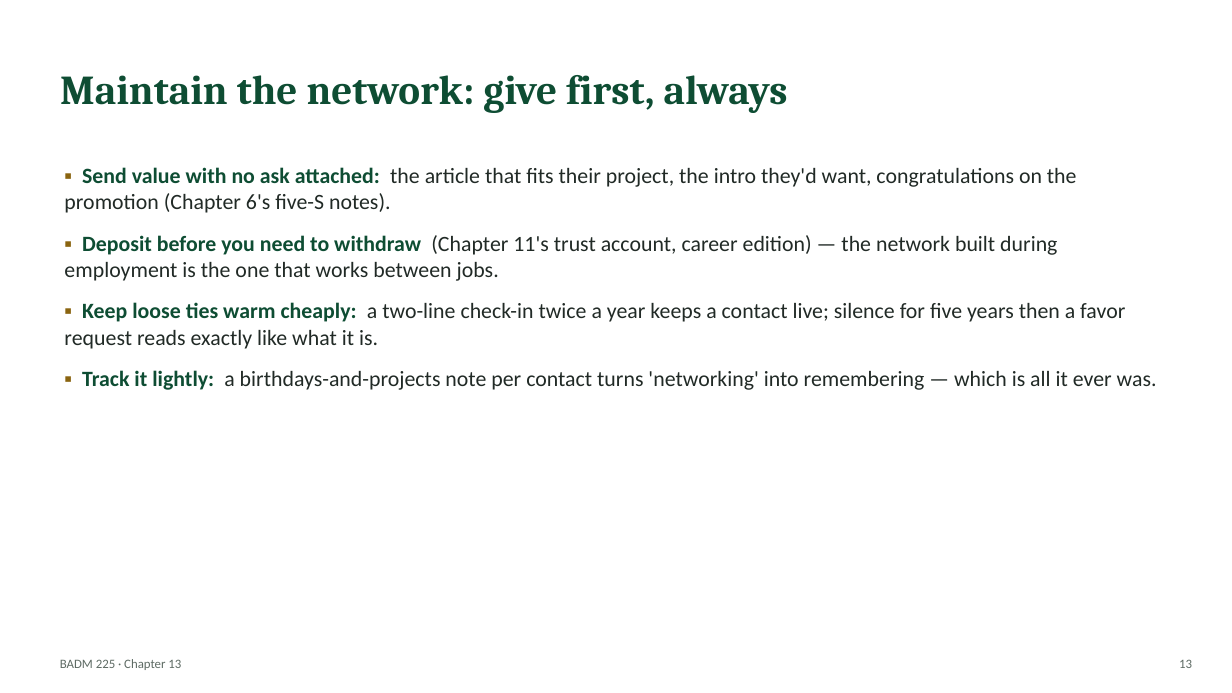
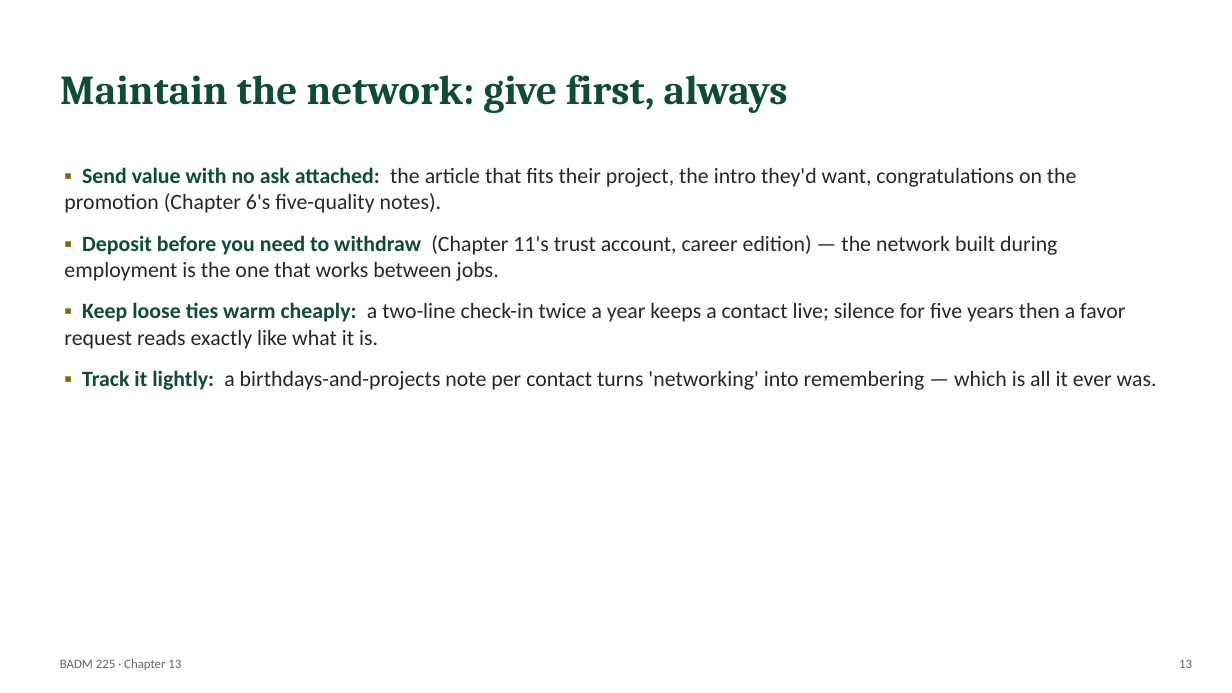
Before and after one commit to dbussan/badm-225, a slide deck: slide 13 of slides/ch13-job-search-and-resumes.pptx. Drawn at 1232x693 pixels with LibreOffice and Linux fonts; fonts in the diff are those of the drawing. Boxes give left, top, right and bottom in pixels: in the first picture for what was removed or moved away, otherwise in the second. Text is boxed around its words. In the diff, an @@ line names an element or a change of style, - is before the commit and + after.

Commit message:
Fix issues found in independent review pass
- Rebalance quiz answer-key distribution in Ch7, 8, 9, 10, 12 guides (was mostly "b")
- Fix broken/circular cross-chapter references across Ch3, 6, 7, 8, 9, 11, 12, 15, 16, 17
- Remove residual UND/mascot references in Ch13 guide and deck
- Genericize a real accounting firm's name used in a Ch10 case study
- Correct a Carnegie misquote and mislabeled paraphrase in Ch16
- Fix minor citation misattributions (Wired author, attention-research term, MUM-effect years, Cialdini principle count)
- Rename Ch6's goodwill framework away from a textbook-specific label
- Fix a stem/answer mismatch and a syntax bug in the exam system
- Harden exam.html: obfuscate the answer key, fix a shared-computer session collision, fix a timezone bug in the instructor prefill

```diff
--- a/slides/ch13-job-search-and-resumes.pptx
+++ b/slides/ch13-job-search-and-resumes.pptx
@@ text at (64, 167, 1077, 213): text changed @@
-▪ Send value with no ask attached: the article that fits their project, the intro they'd want, congratulations on the promotion (Chapter 6's five-S notes).
+▪ Send value with no ask attached: the article that fits their project, the intro they'd want, congratulations on the promotion (Chapter 6's five-quality notes).
```
Also in this commit, not shown: 1 other slide changed, 44 other files.
